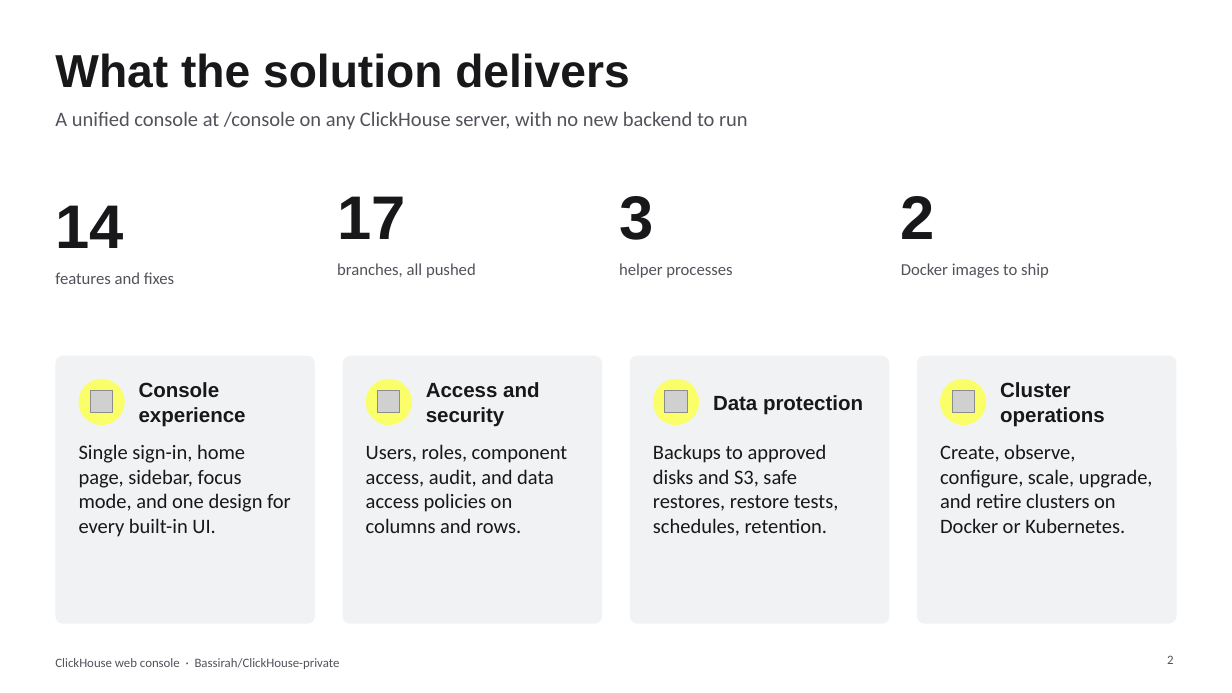
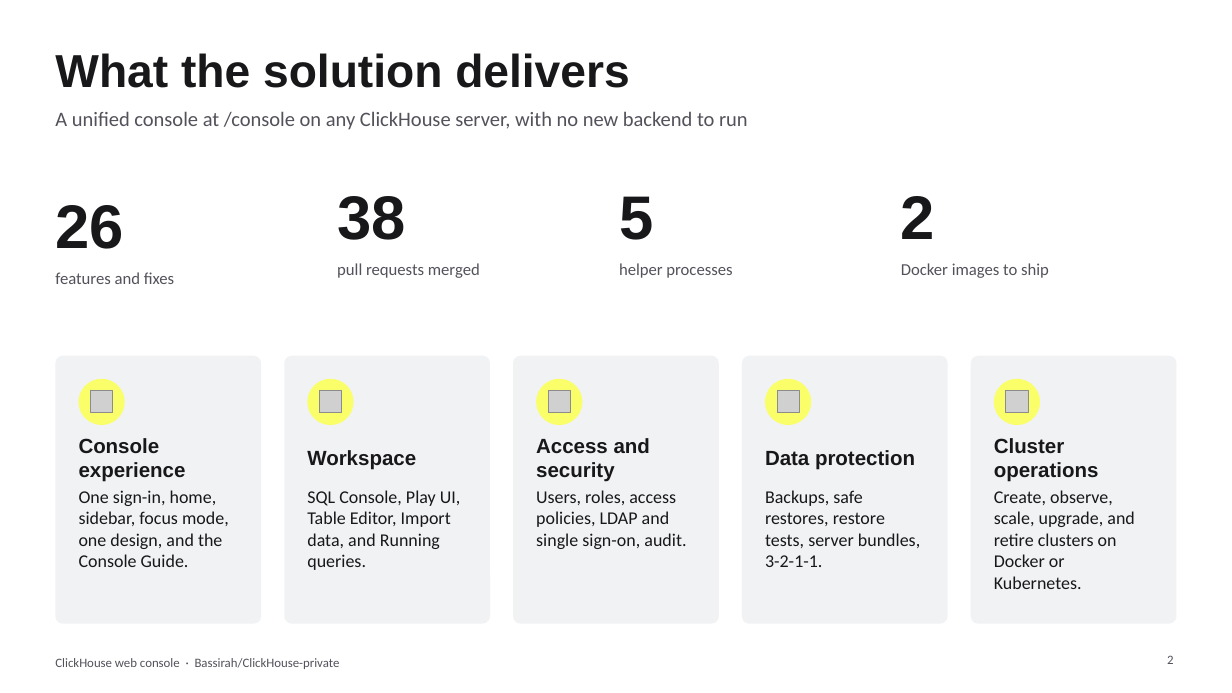
Before and after one commit to Bassirah/ClickHouse-private, a slide deck: slide 2 of docs/custom_dev/ClickHouse-Web-Console-Solution.pptx. Drawn at 1232x693 pixels with LibreOffice and Linux fonts; fonts in the diff are those of the drawing; grey boxes stand for pictures. Boxes give left, top, right and bottom in pixels: in the first picture for what was removed or moved away, otherwise in the second. Text is boxed around its words. In the diff, an @@ line names an element or a change of style, - is before the commit and + after.

```diff
--- a/docs/custom_dev/ClickHouse-Web-Console-Solution.pptx
+++ b/docs/custom_dev/ClickHouse-Web-Console-Solution.pptx
@@ text at bbox=[55, 205, 123, 249]: text changed @@
-14
+26
@@ text at bbox=[337, 196, 405, 240]: text changed @@
-17
+38
@@ text at bbox=[619, 196, 653, 240]: text changed @@
-3
+5
@@ text at bbox=[337, 263, 480, 278]: text changed @@
-branches, all pushed
+pull requests merged
@@ rounded rectangle: place and size @@
-rounded rectangle at bbox=[55, 356, 315, 624]
+rounded rectangle at bbox=[55, 356, 262, 624]
@@ rounded rectangle: place and size @@
-rounded rectangle at bbox=[343, 356, 603, 624]
+rounded rectangle at bbox=[285, 356, 491, 624]
@@ rounded rectangle: place and size @@
-rounded rectangle at bbox=[630, 356, 890, 624]
+rounded rectangle at bbox=[513, 356, 719, 624]
@@ proportions changed in 4 elements at bbox=[55, 356, 262, 624], bbox=[285, 356, 491, 624], bbox=[513, 356, 719, 624], bbox=[742, 356, 948, 624] @@
@@ rounded rectangle: place and size @@
-rounded rectangle at bbox=[917, 356, 1177, 624]
+rounded rectangle at bbox=[742, 356, 948, 624]
@@ rounded rectangle added at bbox=[971, 356, 1177, 624], fill #F1F2F4 @@
@@ ellipse: place and size @@
-ellipse at bbox=[366, 379, 412, 425]
+ellipse at bbox=[308, 379, 354, 425]
@@ ellipse: place and size @@
-ellipse at bbox=[653, 379, 700, 425]
+ellipse at bbox=[536, 379, 582, 425]
@@ ellipse: place and size @@
-ellipse at bbox=[940, 379, 986, 425]
+ellipse at bbox=[765, 379, 811, 425]
@@ ellipse added at bbox=[994, 379, 1041, 425], fill #FAFF69 @@
@@ picture added at bbox=[320, 391, 342, 413] @@
@@ picture: place and size @@
-picture at bbox=[378, 391, 400, 413]
+picture at bbox=[548, 391, 570, 413]
@@ picture: place and size @@
-picture at bbox=[665, 391, 688, 413]
+picture at bbox=[777, 391, 799, 413]
@@ picture: place and size @@
-picture at bbox=[952, 391, 974, 413]
+picture at bbox=[1006, 391, 1029, 413]
@@ text "Console experience": place and size @@
-text "Console experience" at bbox=[139, 382, 246, 427]
+text "Console experience" at bbox=[79, 438, 186, 482]
@@ text "Access and security": place and size @@
-text "Access and security" at bbox=[426, 382, 539, 427]
+text "Access and security" at bbox=[536, 438, 650, 482]
@@ text "Data protection": place and size @@
-text "Data protection" at bbox=[713, 395, 863, 415]
+text "Data protection" at bbox=[765, 450, 915, 470]
@@ text "Cluster operations": place and size @@
-text "Cluster operations" at bbox=[1000, 382, 1105, 427]
+text "Cluster operations" at bbox=[994, 438, 1099, 482]
@@ text added at bbox=[307, 450, 416, 470], 16 pt, text #18181B, bold @@
+Workspace
@@ text at bbox=[79, 490, 229, 567]: text changed; size 16 to 14 pt @@
-Single sign-in, home page, sidebar, focus mode, and one design for every built-in UI.
+One sign-in, home, sidebar, focus mode, one design, and the Console Guide.
@@ text at bbox=[307, 490, 461, 570]: text changed; size 16 to 14 pt @@
-Users, roles, component access, audit, and data access policies on columns and rows.
+SQL Console, Play UI, Table Editor, Import data, and Running queries.
@@ text at bbox=[536, 490, 686, 549]: text changed; size 16 to 14 pt @@
-Backups to approved disks and S3, safe restores, restore tests, schedules, retention.
+Users, roles, access policies, LDAP and single sign-on, audit.
@@ text added at bbox=[765, 490, 920, 567], 14 pt, text #18181B @@
+Backups, safe restores, restore tests, server bundles, 3-2-1-1.
@@ text at bbox=[994, 490, 1135, 589]: text changed; size 16 to 14 pt @@
-Create, observe, configure, scale, upgrade, and retire clusters on Docker or Kubernetes.
+Create, observe, scale, upgrade, and retire clusters on Docker or Kubernetes.
```
Also in this commit, not shown: 9 other slides changed, 9 slides added, 1 other file.
